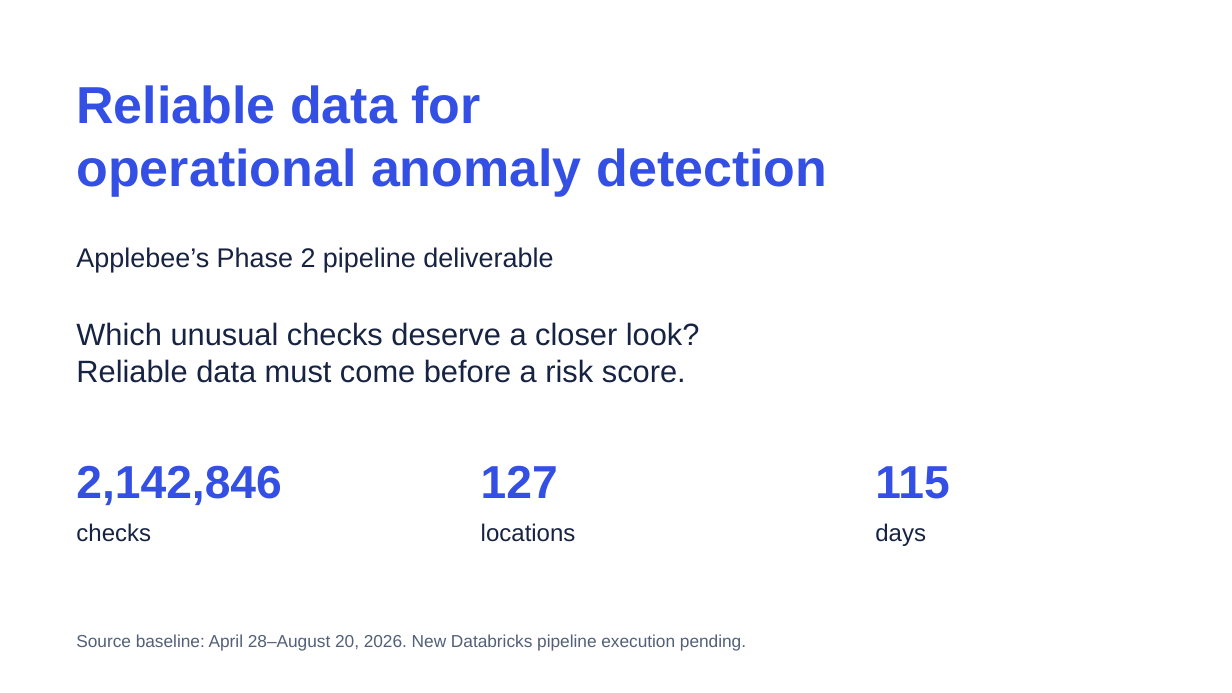
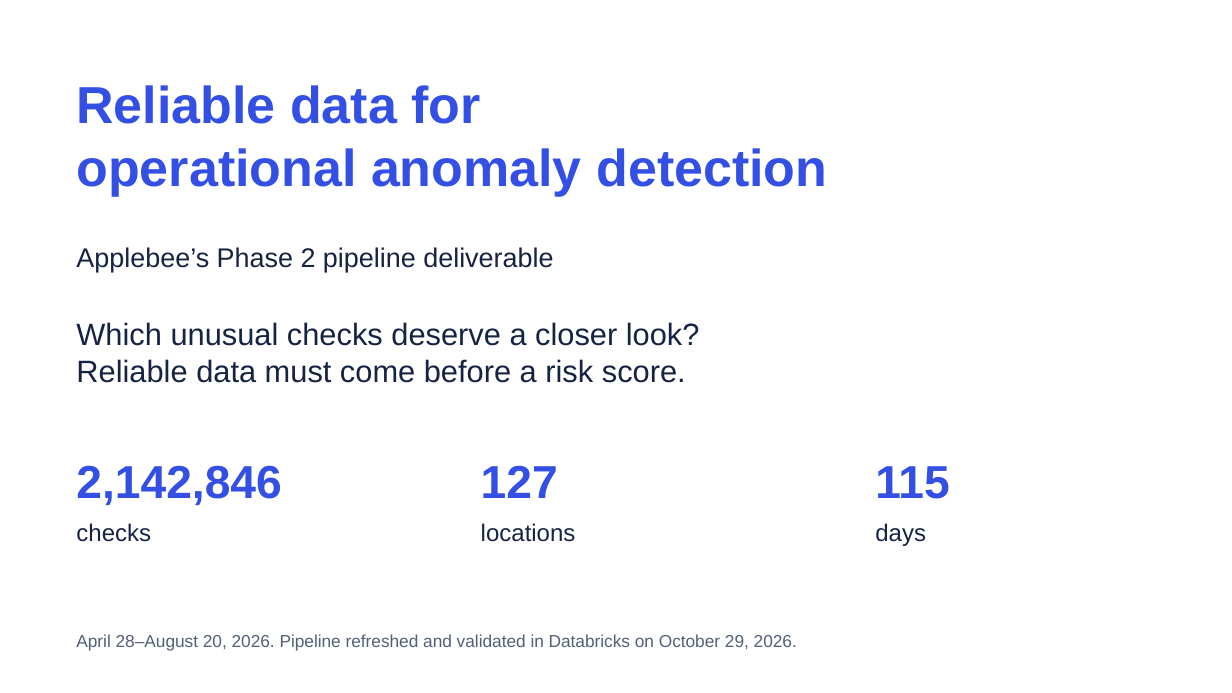
Before and after one commit to brunogcampa/sun-holdings-applebees-fraud-detection, a slide deck: slide 1 of src/transformations/gold/Applebees_Phase2_EN.pptx. Drawn at 1232x693 pixels with LibreOffice and Linux fonts; fonts in the diff are those of the drawing. Boxes give left, top, right and bottom in pixels: in the first picture for what was removed or moved away, otherwise in the second. Text is boxed around its words. In the diff, an @@ line names an element or a change of style, - is before the commit and + after.

Commit message:
Record verified pipeline and first complete job run, update five-minute English presentation

```diff
--- a/src/transformations/gold/Applebees_Phase2_EN.pptx
+++ b/src/transformations/gold/Applebees_Phase2_EN.pptx
@@ text at (x1=76, y1=634, x2=797, y2=651): text changed @@
-Source baseline: April 28–August 20, 2026. New Databricks pipeline execution pending.
+April 28–August 20, 2026. Pipeline refreshed and validated in Databricks on October 29, 2026.
```
Also in this commit, not shown: 5 other slides changed, 2 slides added, 2 slides removed, 14 other files.
